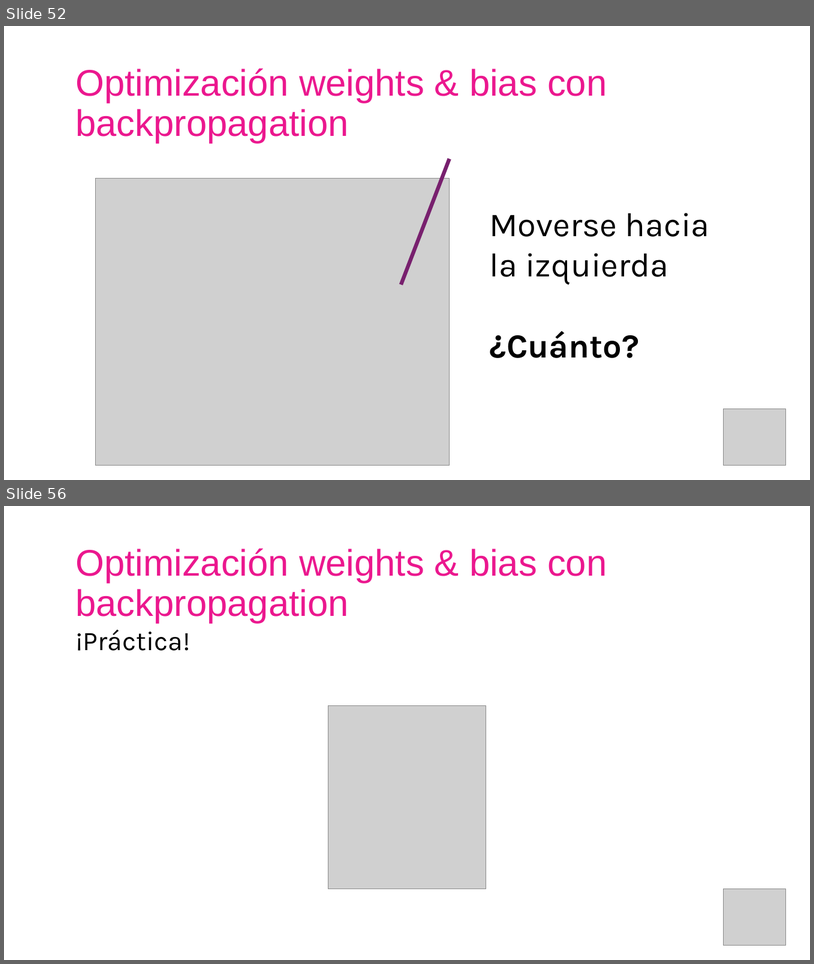
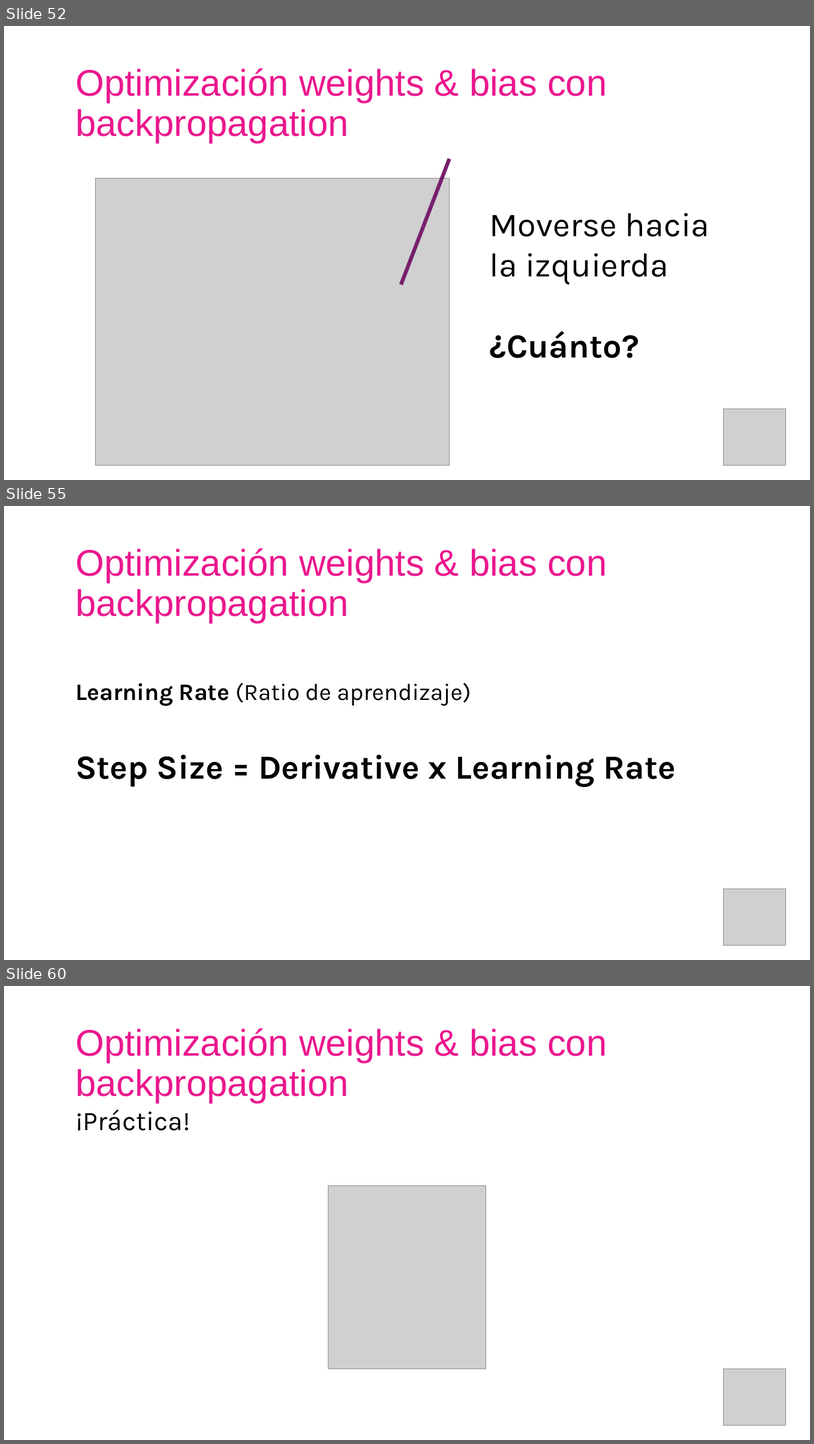
Before and after one commit to AISC-Madrid/workshop-materials, a slide deck: Neural Networks/Slides.pptx. Shown one above the other, each under a label of ours: slides 52 and 56 before the commit, slides 52, 55 and 60 after it; the slides between them are not shown. The pictures are 814x964 and 814x1444 pixels, drawn with LibreOffice and Linux fonts; fonts in the diff are those of the drawing; grey boxes stand for pictures. Boxes give left, top, right and bottom in pixels: in the first picture for what was removed or moved away, otherwise in the second. Text is boxed around its words. In the diff, an @@ line names an element or a change of style, - is before the commit and + after.

Commit message:
Finish single weight optimization

```diff
--- a/Neural Networks/Slides.pptx
+++ b/Neural Networks/Slides.pptx
@@ slide 55 added at (x1=4, y1=506, x2=810, y2=960), background #FFFFFF @@
@@ text added at (x1=75, y1=548, x2=607, y2=623), 44 pt, text #EB178E @@
+Optimización weights & bias con backpropagation
@@ text added at (x1=75, y1=682, x2=675, y2=787), 28 pt, text #000000, bold @@
+Learning Rate (Ratio de aprendizaje)
+Step Size = Derivative x Learning Rate
@@ picture added at (x1=724, y1=889, x2=786, y2=945) @@
@@ what was slide 56 is now slide 60 @@
```
Also in this commit, not shown: 6 other slides added, 1 slide removed, 5 other files.
